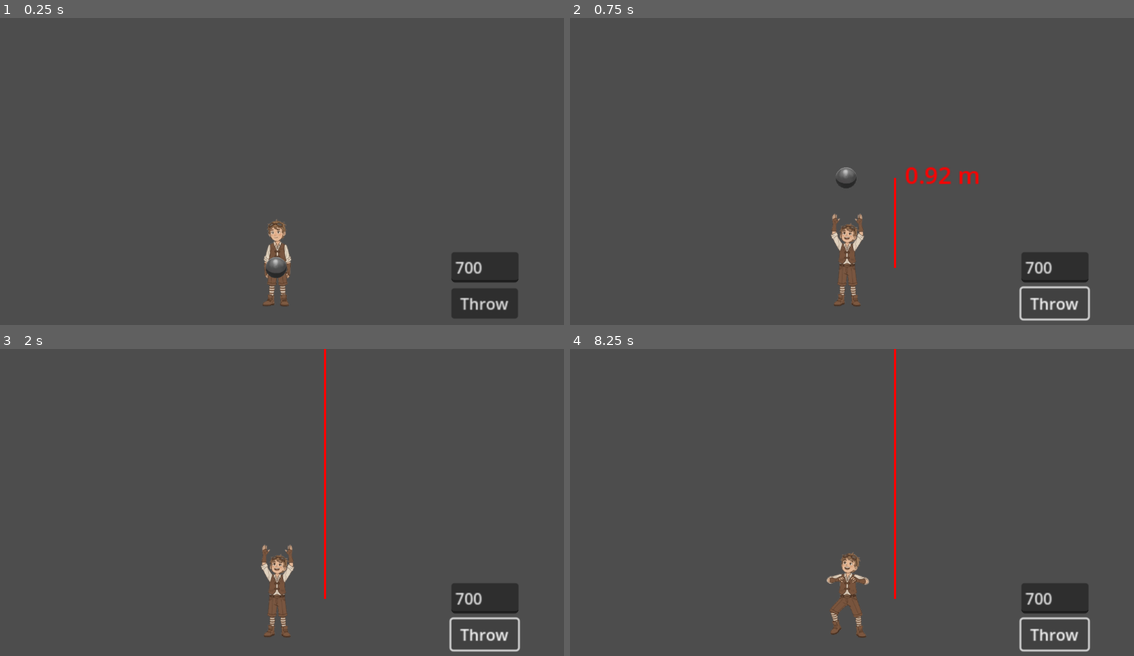
Above: before the commit, frames 1-4 (two rows, left to right).
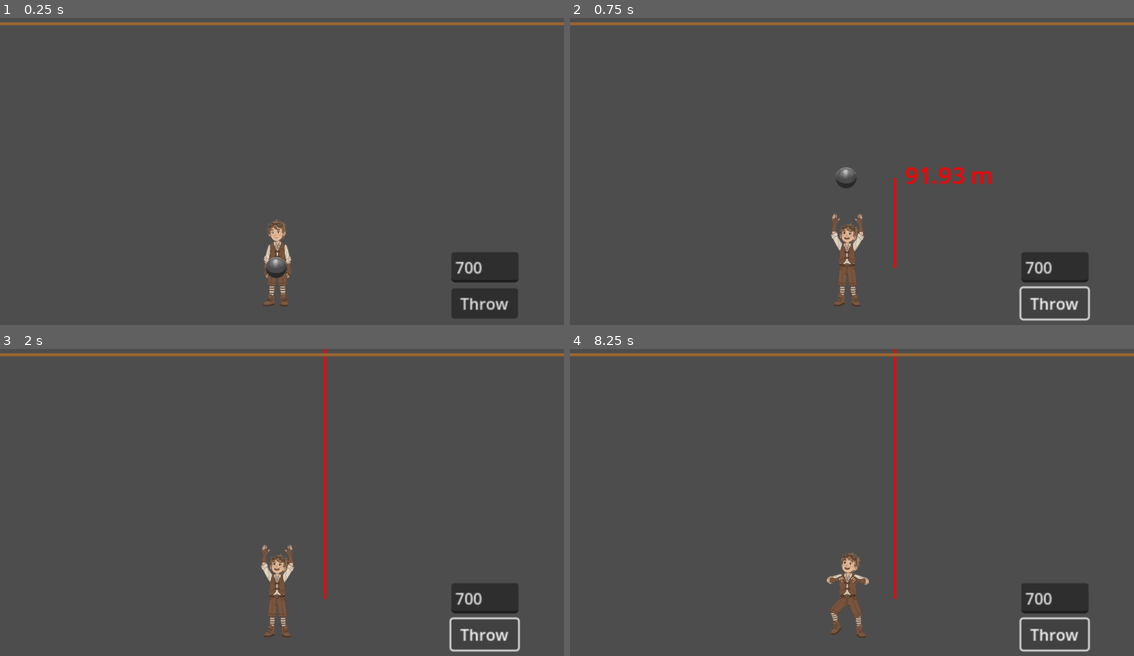
Above: after the commit, the same moments.

Repository: vasyukovin/physics
Game: Godot game, scene res://playground.tscn
The game is run twice, just before and just after one commit, with the same random seed, the same clock (stepped at 60 frames per second) and the same inputs.
Inputs:
- Up to frame 1 (0.25 s): no input
- Up to frame 2 (0.75 s): click "Throw" at 0.5 s
- Up to frame 3 (2 s): click "Throw" at 1.25 s
- Up to frame 4 (8.25 s): click "Throw" at 2 s; tap Enter at 2.75, 4.25, 5.75 s; tap Space at 3.5, 5, 6.5 s

The runs differ from the first frame. In frame 1, 1.1% of the frame differs, in the area x 0-100%, y 1-3%; in frame 2, 1.6%, in the area x 0-100%, y 1-55%; in frame 3, 1.1%; in frame 4, 1.1%.

Commit message:
Add target height line to playground scene and initialize in script

Diff:
--- a/playground.gd
+++ b/playground.gd
@@ -6,6 +6,7 @@
 @onready var player_sprite: Sprite2D = $Player/Sprite2D
 @onready var height_line: Line2D = $HeightIndicator
 @onready var height_label: Label = $HeightLabel
+@onready var target_height_line: Line2D = $TargetHeightLine
 
 @export var hand_y_offset: float = 380.0
 @export var pixels_per_meter: float = 100.0  # Conversion factor: 100 pixels = 1 meter
@@ -39,6 +40,20 @@
 		height_label.visible = false
 		height_label.add_theme_color_override("font_color", Color.RED)
 		height_label.add_theme_font_size_override("font_size", 24)
+
+	# Initialize static target height line above player
+	if target_height_line:
+		target_height_line.width = 3.0
+		target_height_line.default_color = Color(0.6, 0.4, 0.2)  # Brown color
+		target_height_line.visible = true
+
+		# Create a static horizontal line above the player
+		var line_length: float = 2000.0
+		var line_y: float = starting_ball_y - 250.0  # Fixed Y position above player
+
+		target_height_line.clear_points()
+		target_height_line.add_point(Vector2(-line_length, line_y))
+		target_height_line.add_point(Vector2(line_length, line_y))
 
 func _physics_process(_delta):
 	if ball_is_thrown and not ball.freeze:
@@ -112,7 +127,8 @@
 	var height_pixels = reference_y - ball_center.y
 
 	# Convert to meters
-	var height_meters = height_pixels / pixels_per_meter
+	# var height_meters = height_pixels / pixels_per_meter
+	var height_meters = height_pixels
 
 	# Only show if ball is above reference point
 	if height_meters > 0:
--- a/playground.tscn
+++ b/playground.tscn
@@ -50,3 +50,6 @@
 offset_right = 700.0
 offset_bottom = 345.0
 text = "0.00 m"
+
+[node name="TargetHeightLine" type="Line2D" parent="."]
+points = PackedVector2Array(0, 2)
